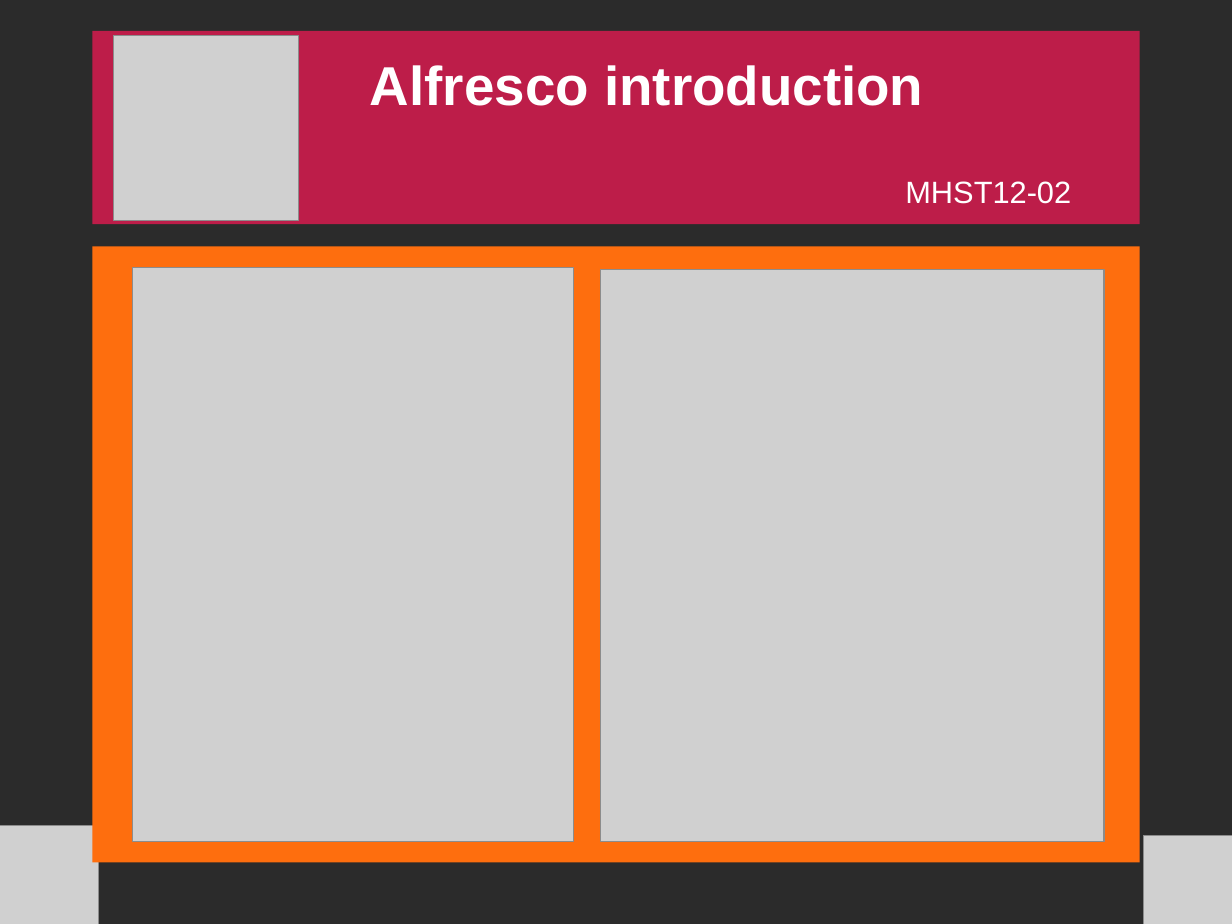
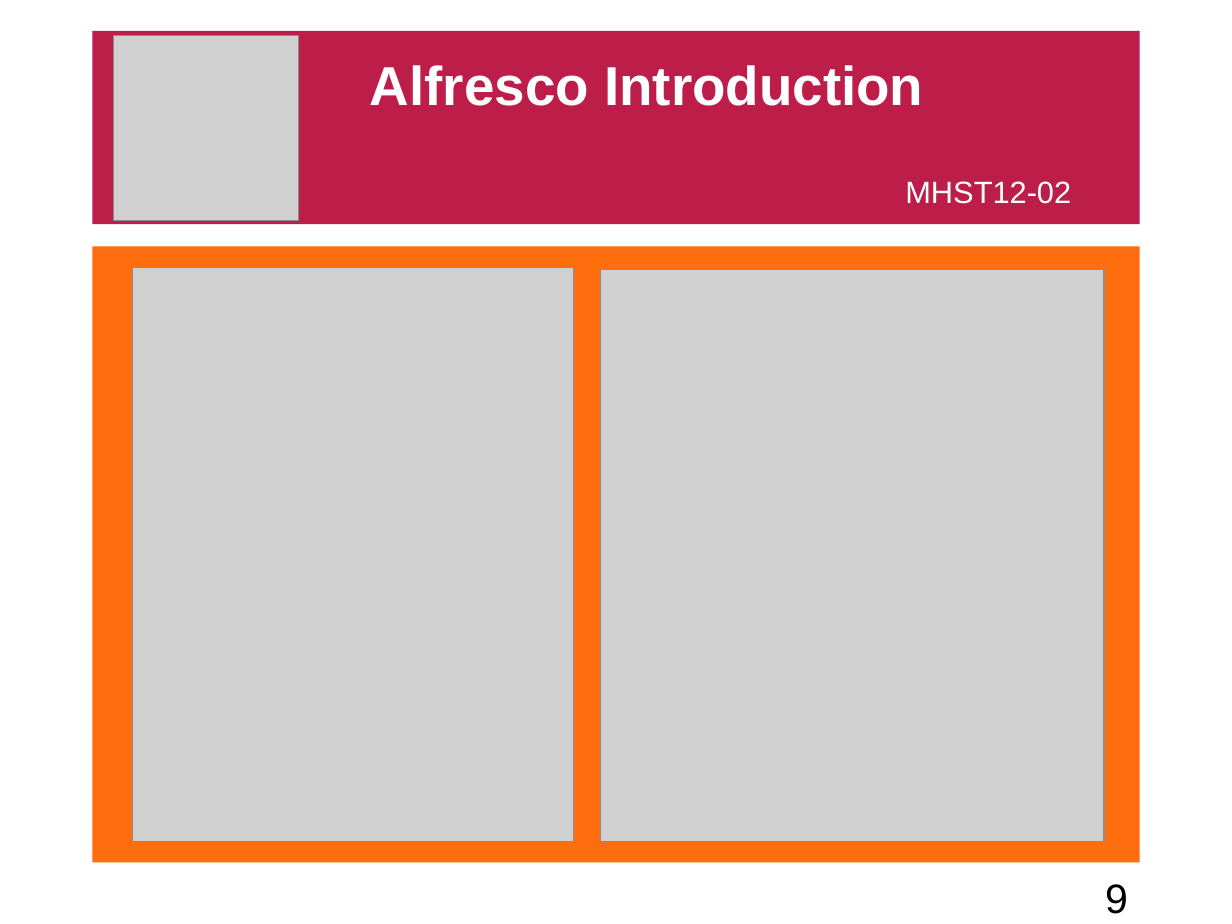
Before and after one commit to freshdocs/cmsandroid, a slide deck: slide 9 of Documents/docs/[MHST12-02] 9. Slide.odp (slide 5 before the commit). Drawn at 1232x924 pixels with LibreOffice and Linux fonts; fonts in the diff are those of the drawing; grey boxes stand for pictures; background and template pictures are left out; a plain dark background stands for a picture behind light text. Boxes give left, top, right and bottom in pixels: in the first picture for what was removed or moved away, otherwise in the second. Text is boxed around its words. In the diff, an @@ line names an element or a change of style, - is before the commit and + after.

```diff
--- a/Documents/docs/[MHST12-02] 9. Slide.odp
+++ b/Documents/docs/[MHST12-02] 9. Slide.odp
@@ background picture (left out) to #FFFFFF @@
@@ text at <box>370,65,923,106</box>: text changed @@
-Alfresco introduction
+Alfresco Introduction
@@ picture removed at <box>0,825,99,924</box> @@
@@ picture removed at <box>1143,835,1232,924</box> @@
@@ page number added at <box>1105,884,1128,914</box>, 24 pt, text #000000 @@
+9
```
Also in this commit, not shown: 12 other slides changed, 13 slides added, 9 slides removed, 1 other file.
